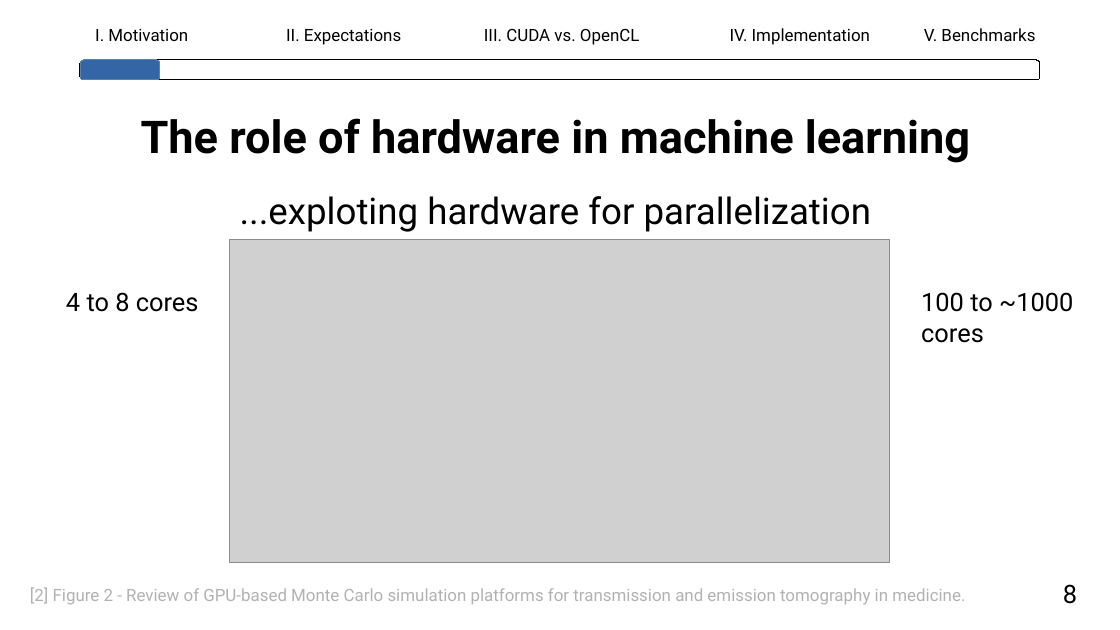
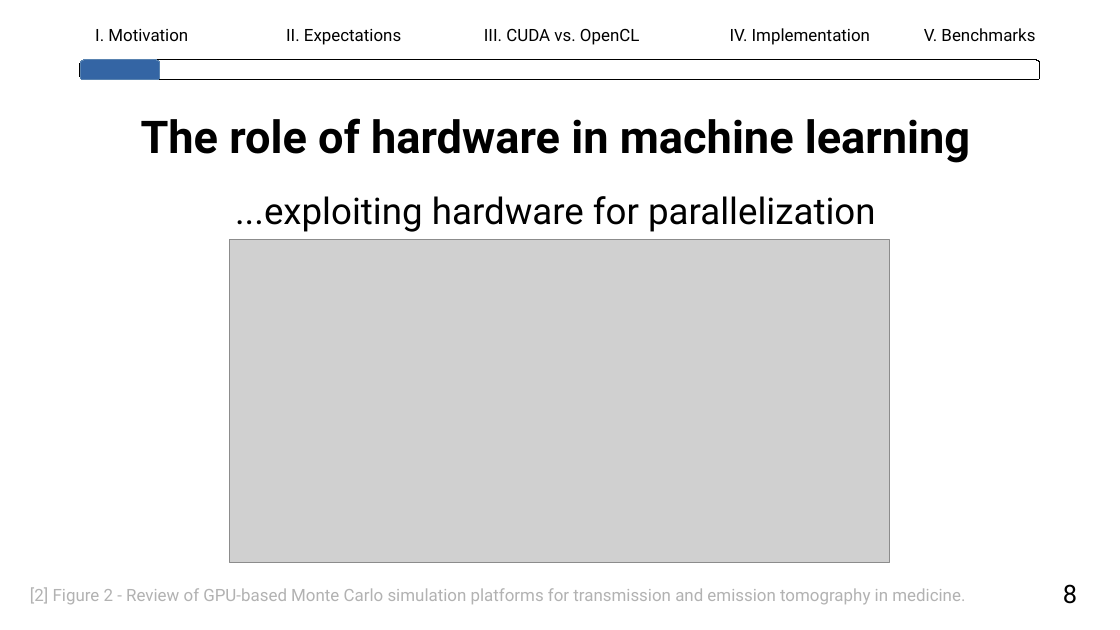
Before and after one commit to lhahner/opti-perf, a slide deck: slide 10 of docs/presentation/final-presentation.odp. Drawn at 1120x630 pixels with LibreOffice and Linux fonts; fonts in the diff are those of the drawing; grey boxes stand for pictures. Boxes give left, top, right and bottom in pixels: in the first picture for what was removed or moved away, otherwise in the second. Text is boxed around its words. In the diff, an @@ line names an element or a change of style, - is before the commit and + after.

```diff
--- a/docs/presentation/final-presentation.odp
+++ b/docs/presentation/final-presentation.odp
@@ text at (235, 196, 876, 232): text changed @@
-...exploting hardware for parallelization
+...exploiting hardware for parallelization
@@ text removed at (66, 292, 199, 312) @@
-4 to 8 cores
@@ text removed at (921, 292, 1073, 343) @@
-100 to ~1000
-cores
```
Also in this commit, not shown: 4 other slides changed, 3 slides added, 3 other files.
